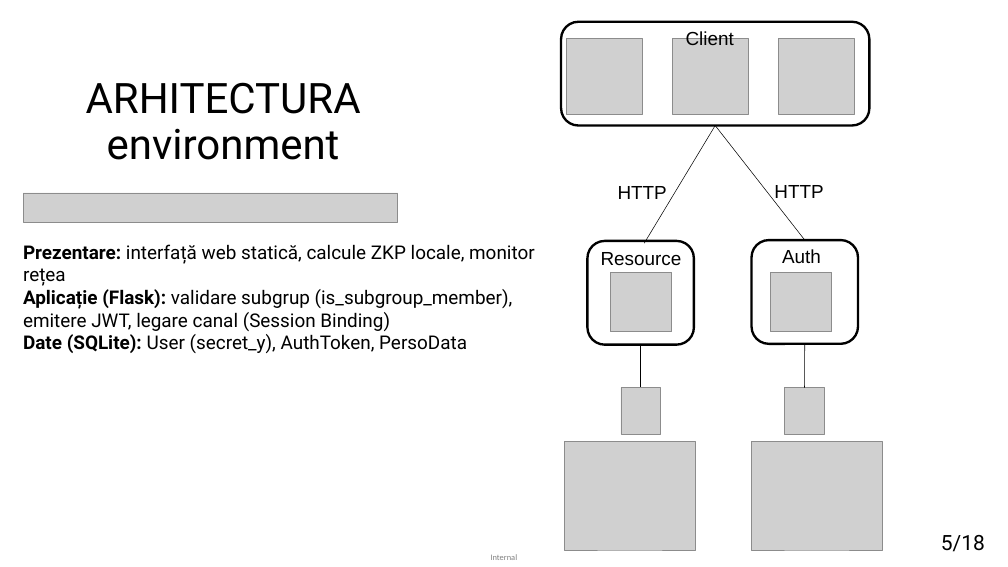
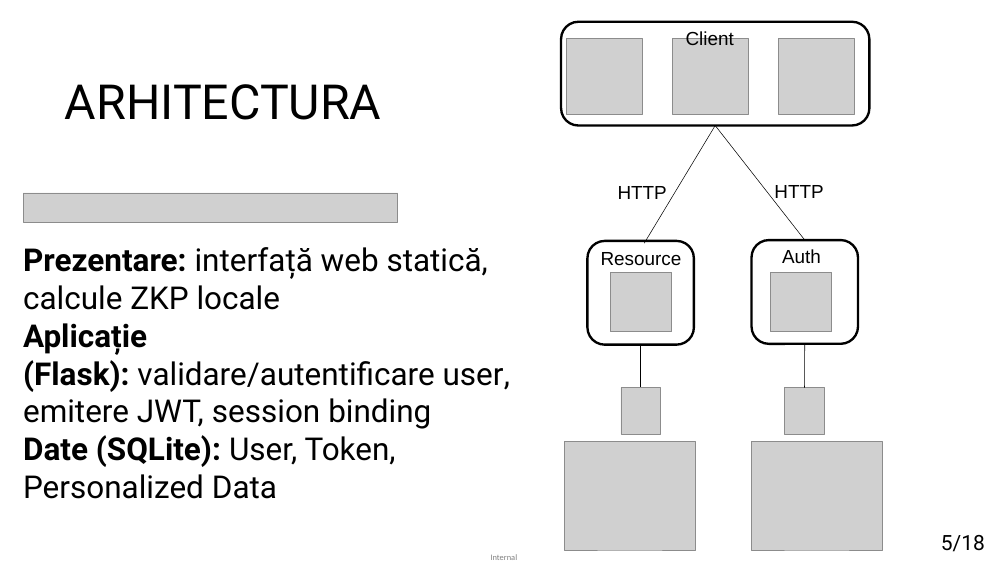
Before and after one commit to matei-rares-a/acas, a slide deck: slide 5 of docs/prezentare/current_draft/disertatie_matei_rares_prezentare_main.pptx. Drawn at 1008x567 pixels with LibreOffice and Linux fonts; fonts in the diff are those of the drawing; grey boxes stand for pictures. Boxes give left, top, right and bottom in pixels: in the first picture for what was removed or moved away, otherwise in the second. Text is boxed around its words. In the diff, an @@ line names an element or a change of style, - is before the commit and + after.

```diff
--- a/docs/prezentare/current_draft/disertatie_matei_rares_prezentare_main.pptx
+++ b/docs/prezentare/current_draft/disertatie_matei_rares_prezentare_main.pptx
@@ title at bbox=[65, 84, 381, 120]: text changed; size 40 to 46 pt @@
-ARHITECTURA
-environment
+ARHITECTURA
@@ text at bbox=[23, 247, 510, 499]: text changed; size 18 to 30 pt @@
-Prezentare: interfață web statică, calcule ZKP locale, monitor rețea
-Aplicație (Flask): validare subgrup (is_subgroup_member), emitere JWT, legare canal (Session Binding)
-Date (SQLite): User (secret_y), AuthToken, PersoData
+Prezentare: interfață web statică, calcule ZKP locale
+Aplicație (Flask): validare/autentificare user, emitere JWT, session binding
+Date (SQLite): User, Token, Personalized Data
```
Also in this commit, not shown: 16 other slides changed, 11 other files.
